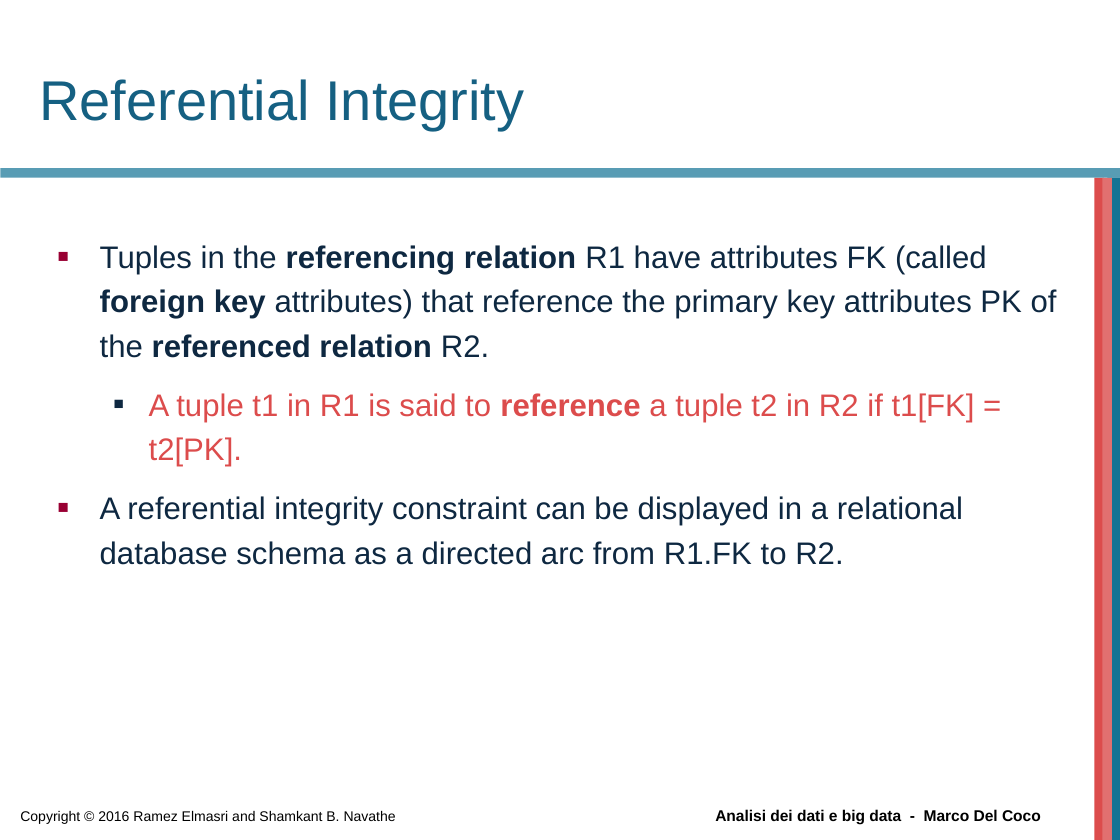
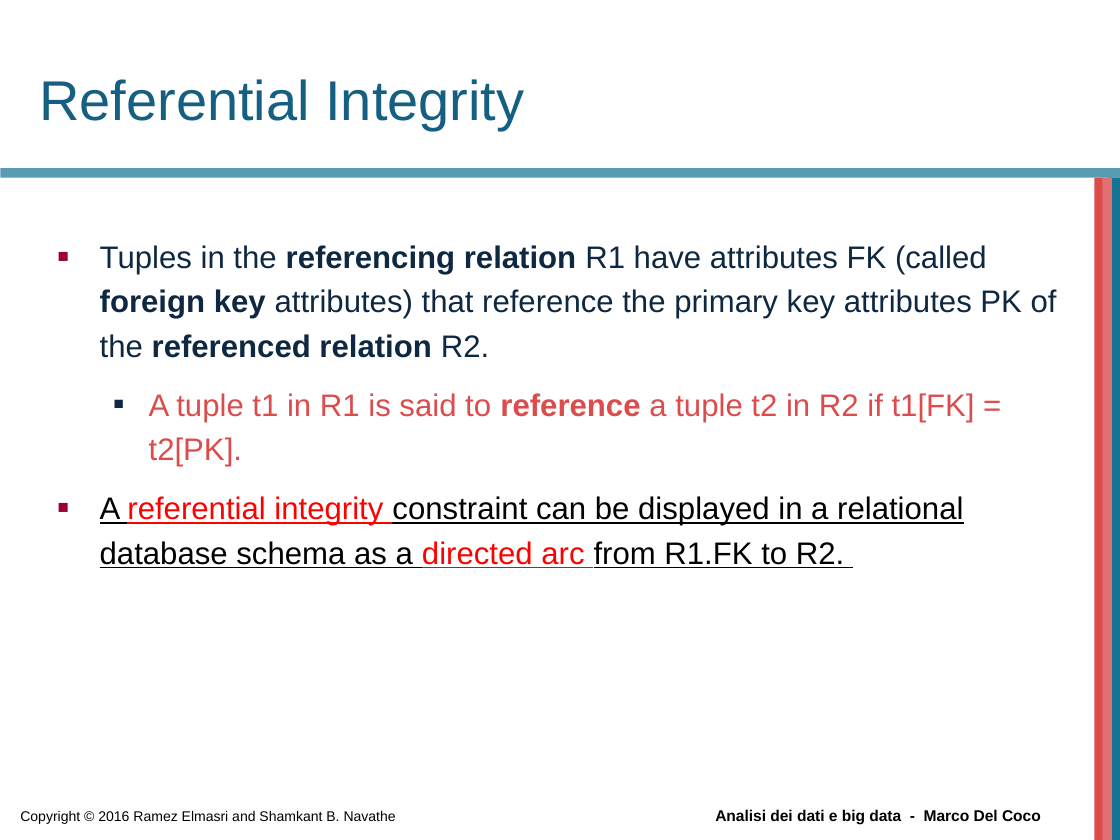
Before and after one commit to beppe2hd/AnalisiDati_BigData, a slide deck: slide 33 of materials/Chapter05.ppt. Drawn at 1120x840 pixels with LibreOffice and Linux fonts; fonts in the diff are those of the drawing; background and template pictures are left out. Boxes give left, top, right and bottom in pixels: in the first picture for what was removed or moved away, otherwise in the second. Text is boxed around its words. In the diff, an @@ line names an element or a change of style, - is before the commit and + after.

```diff
--- a/materials/Chapter05.ppt
+++ b/materials/Chapter05.ppt
@@ text at (x1=100, y1=496, x2=963, y2=568): text colour #0E2841 to #000000 in "A constraint can be displayed in a ..."; text colour #0E2841 to #FF0000 in "referential integrity directed arc"; underline on in "A referential integrity constraint can be displayed ..." @@
```
Also in this commit, not shown: 3 other slides changed, 1 slide removed, 1 other file.
